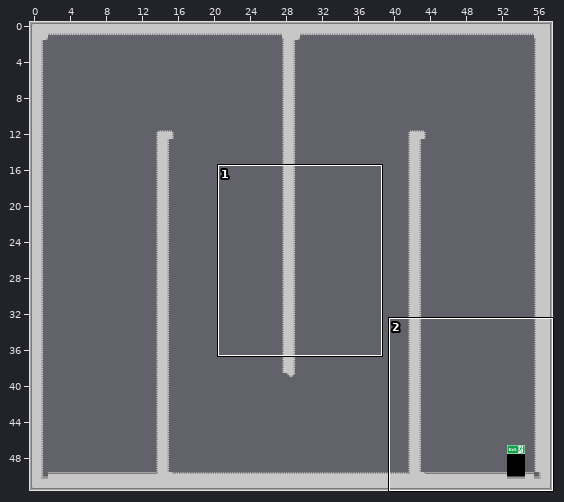
Tiled map: Assets/Levels/level_009.tmx. Above, an overview of the earlier version with the close-up marked.
Close-up. The starting point:
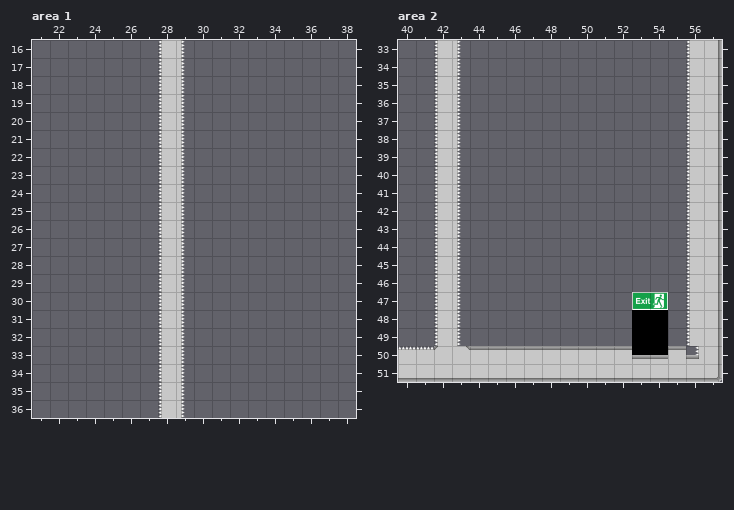
Cells are 96x96 px. Shown: area 1 x 21..38, y 16..36; area 2 x 40..57, y 33..51. The commit also changed other parts of the map, which this record leaves out. Tiles whose own drawing changed are shown in their newer look in all pictures.
Now the later version:
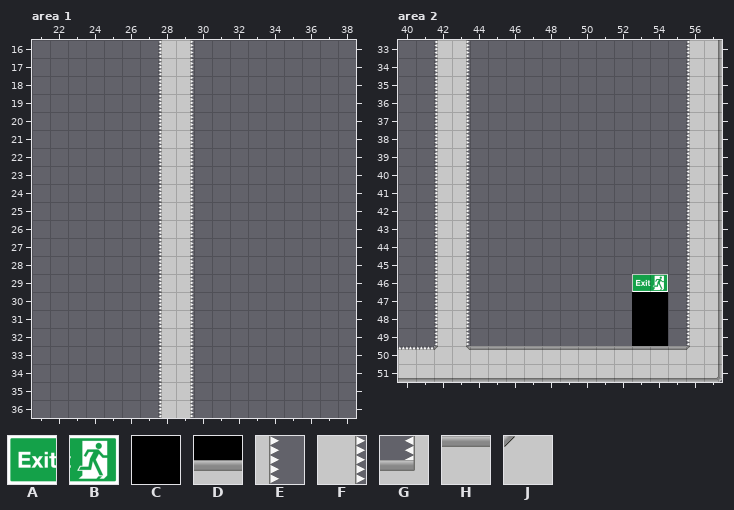
Key: from "spacestation_background": A 0, B 1, C 2, D 6; from "spacestation_trap": E 7, F 9, G 15; from "spacestation_wall": H 1, J 9.
_ is an empty cell.
Edits made:
Layer "Tile Layer 1", area 1:
Tile E becomes tile F in rows 16 to 36 at x 29.
Layer "Tile Layer 1", area 2:
The author put tile A in row 46 at x 53.
The author put tile B in row 46 at x 54.
Tile A becomes tile C in row 47 at x 53.
Tile B becomes tile C in row 47 at x 54.
Tile E becomes tile F in rows 33 to 49 at x 43.
Tile D becomes tile H in row 50 at x 53 to 54.
Tile G becomes tile J in row 50 at x 56.
Where, in picture pixels (left, top, right, bottom), the same in both close-ups:
changed: (181, 40, 194, 418)
changed: (457, 40, 470, 346)
changed: (632, 274, 668, 310)
changed: (632, 346, 668, 359)
changed: (686, 346, 699, 359)
